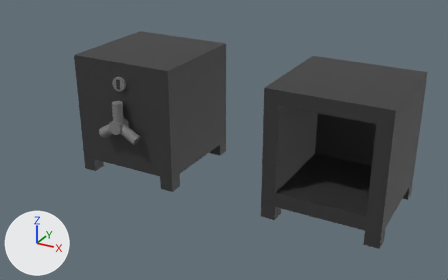
An edit to the Blender file Blender models/SafeandKey.blend, drawn before and after from the same camera.
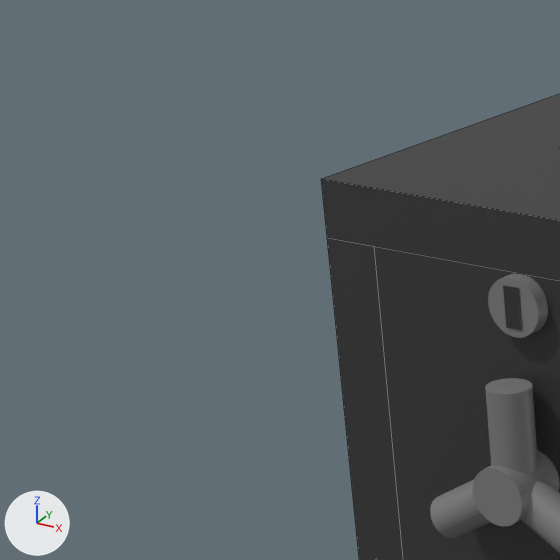
There are two pictures of each version: one whole from a 50 mm camera at (5.23, -7.32, 4.25) aimed at (1.16, 0.07, 0.55), one close up on the part from 0% to 29% of the width and 5% to 51% of the height. The axes (+X, +Y, +Z) are drawn at lower left. The lights are the same throughout. The close-ups show mesh edges as thin lines.

Names of what the first close-up shows: 'SafeCrank', 'SafeFront', 'SafeSide.001', 'SafeTop'.
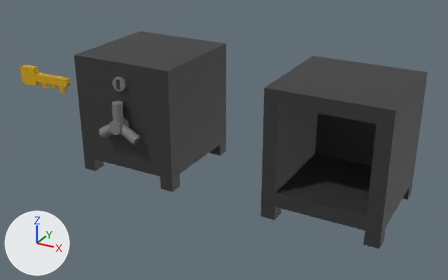
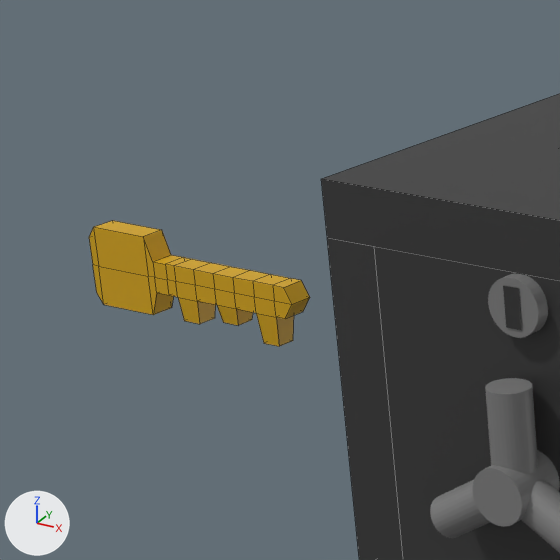
Edits to the bpy script that builds the scene:
```text
Change ob_key:
    ob_key.location: (0.0, 0.0, 1.0) -> (-2.0, 0.0, 1.0)
    remove ob_key.hide_set(True)
```

What differs and where, as boxes (x1, y1, x2, y2) in the close-ups (560 x 560 px):
'Key', shown (yellow): after (89, 221, 310, 346)
